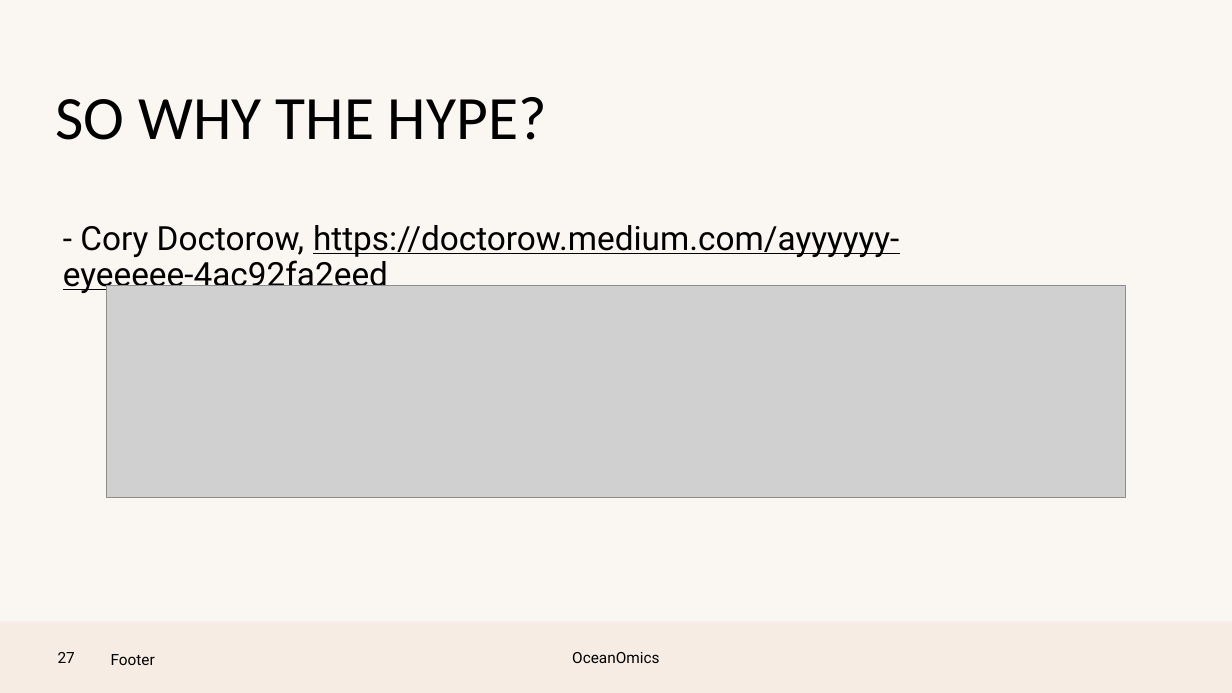
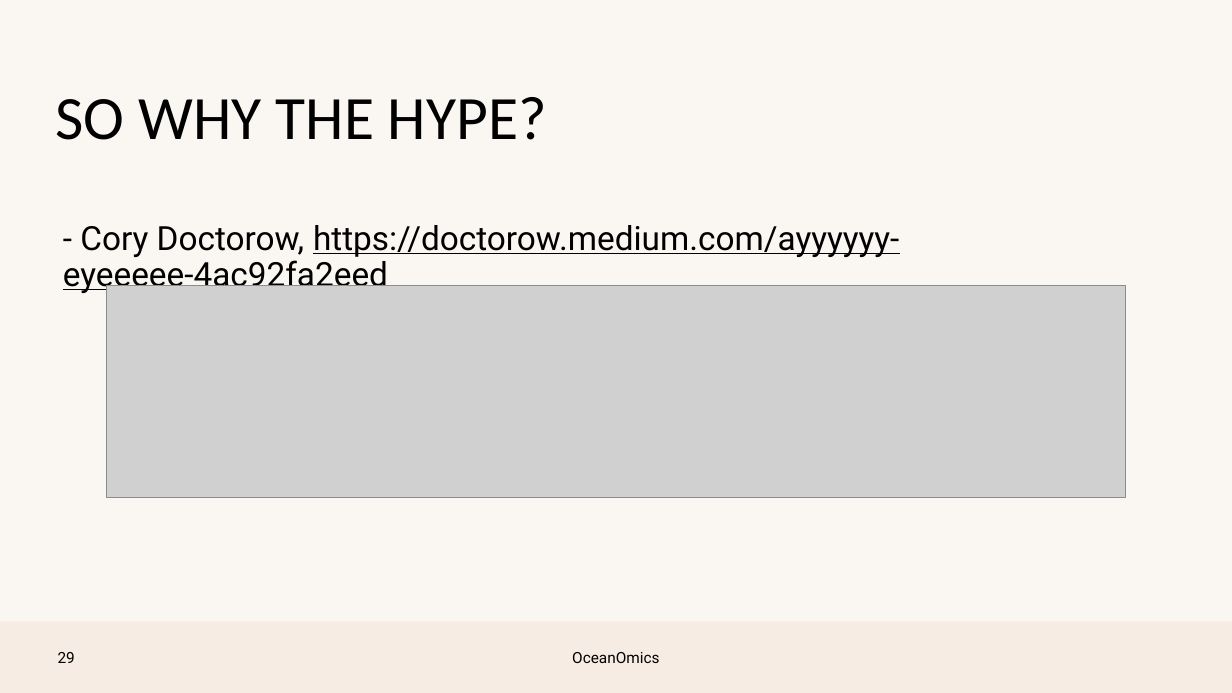
Before and after one commit to pmlg/June2023_LLM_repo, a slide deck: slide 28 of PMLG talk.pptx (slide 26 before the commit). Drawn at 1232x693 pixels with LibreOffice and Linux fonts; fonts in the diff are those of the drawing; grey boxes stand for pictures; background and template pictures are left out. Boxes give left, top, right and bottom in pixels: in the first picture for what was removed or moved away, otherwise in the second. Text is boxed around its words. In the diff, an @@ line names an element or a change of style, - is before the commit and + after.

```diff
--- a/PMLG talk.pptx
+++ b/PMLG talk.pptx
@@ page number at box(58, 652, 75, 663): text changed @@
-27
+29
@@ text removed at box(111, 654, 155, 665) @@
-Footer
```
Also in this commit, not shown: 20 other slides changed, 3 slides added, 1 slide removed.
